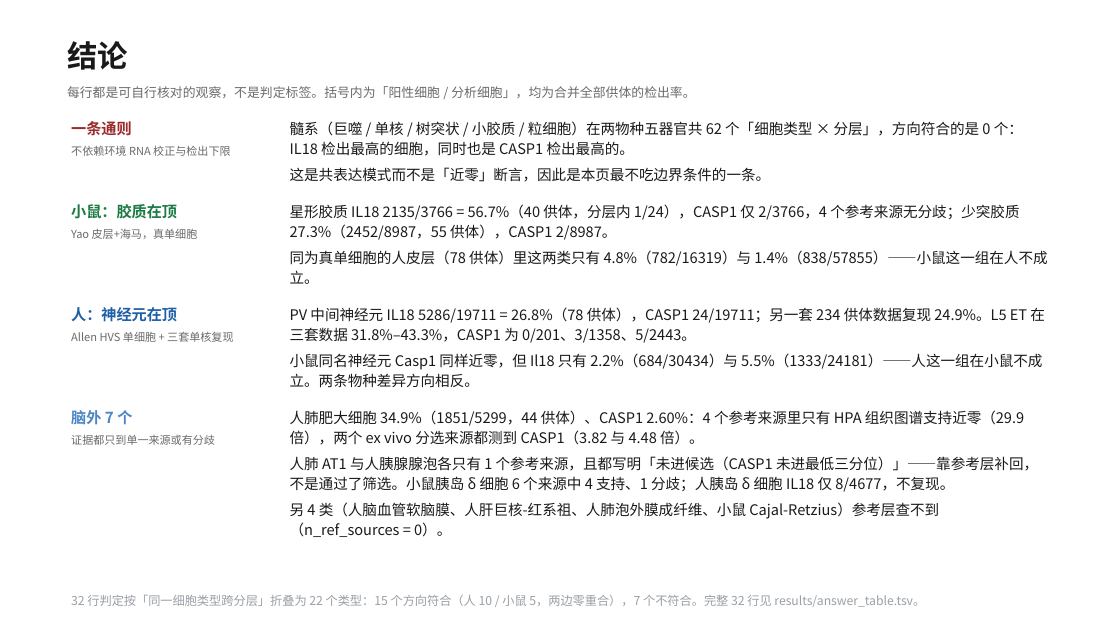
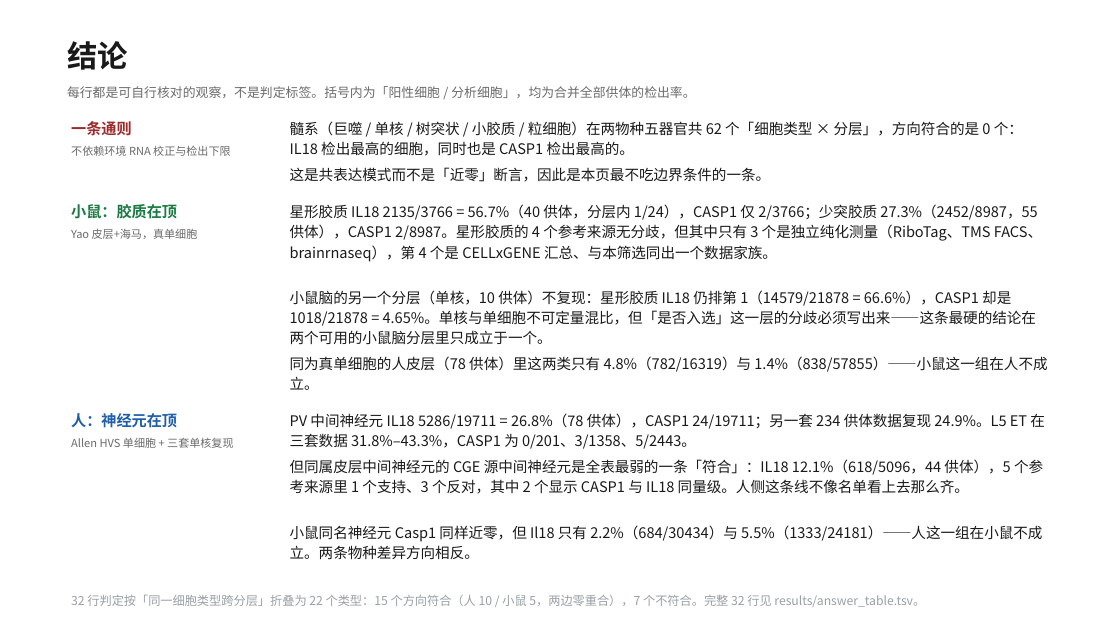
Before and after one commit to 7c96bzczcj-prog/aaa, a slide deck: slide 14 of il18_casp5organ/IL18_CASP_五器官筛选.pptx. Drawn at 1120x630 pixels with LibreOffice and Linux fonts; fonts in the diff are those of the drawing. Boxes give left, top, right and bottom in pixels: in the first picture for what was removed or moved away, otherwise in the second. Text is boxed around its words. In the diff, an @@ line names an element or a change of style, - is before the commit and + after.

```diff
--- a/il18_casp5organ/IL18_CASP_五器官筛选.pptx
+++ b/il18_casp5organ/IL18_CASP_五器官筛选.pptx
@@ text at bbox=[290, 204, 1042, 262]: text changed @@
-星形胶质 IL18 2135/3766 = 56.7%（40 供体，分层内 1/24），CASP1 仅 2/3766，4 个参考来源无分歧；少突胶质 27.3%（2452/8987，55 供体），CASP1 2/8987。
+星形胶质 IL18 2135/3766 = 56.7%（40 供体，分层内 1/24），CASP1 仅 2/3766；少突胶质 27.3%（2452/8987，55 供体），CASP1 2/8987。星形胶质的 4 个参考来源无分歧，但其中只有 3 个是独立纯化测量（RiboTag、TMS FACS、brainrnaseq），第 4 个是 CELLxGENE 汇总、与本筛选同出一个数据家族。
@@ text added at bbox=[290, 290, 1036, 345], 12.5 pt, text #1A1A1A @@
+小鼠脑的另一个分层（单核，10 供体）不复现：星形胶质 IL18 仍排第 1（14579/21878 = 66.6%），CASP1 却是 1018/21878 = 4.65%。单核与单细胞不可定量混比，但「是否入选」这一层的分歧必须写出来——这条最硬的结论在两个可用的小鼠脑分层里只成立于一个。
@@ text removed at bbox=[71, 410, 132, 425] @@
-脑外 7 个
@@ 4 texts: place and size @@
-4 texts at bbox=[71, 250, 1047, 343]
+4 texts at bbox=[71, 356, 1047, 449]
@@ text removed at bbox=[290, 410, 1024, 445] @@
-人肺肥大细胞 34.9%（1851/5299，44 供体）、CASP1 2.60%：4 个参考来源里只有 HPA 组织图谱支持近零（29.9 倍），两个 ex vivo 分选来源都测到 CASP1（3.82 与 4.48 倍）。
@@ text removed at bbox=[71, 435, 215, 445] @@
-证据都只到单一来源或有分歧
@@ text removed at bbox=[290, 456, 1038, 492] @@
-人肺 AT1 与人胰腺腺泡各只有 1 个参考来源，且都写明「未进候选（CASP1 未进最低三分位）」——靠参考层补回，不是通过了筛选。小鼠胰岛 δ 细胞 6 个来源中 4 支持、1 分歧；人胰岛 δ 细胞 IL18 仅 8/4677，不复现。
@@ text added at bbox=[290, 459, 1043, 494], 12.5 pt, text #1A1A1A @@
+但同属皮层中间神经元的 CGE 源中间神经元是全表最弱的一条「符合」：IL18 12.1%（618/5096，44 供体），5 个参考来源里 1 个支持、3 个反对，其中 2 个显示 CASP1 与 IL18 同量级。人侧这条线不像名单看上去那么齐。
@@ text removed at bbox=[290, 502, 939, 537] @@
-另 4 类（人脑血管软脑膜、人肝巨核-红系祖、人肺泡外膜成纤维、小鼠 Cajal-Retzius）参考层查不到（n_ref_sources = 0）。
@@ text "小鼠同名神经元 Casp1 同样近零，但 Il18 只有 ...": place and size @@
-text "小鼠同名神经元 Casp1 同样近零，但 Il18 只有 ..." at bbox=[290, 353, 1042, 388]
+text "小鼠同名神经元 Casp1 同样近零，但 Il18 只有 ..." at bbox=[290, 525, 1042, 560]
```
Also in this commit, not shown: 1 other slide changed, 1 slide added, 3 other files.
